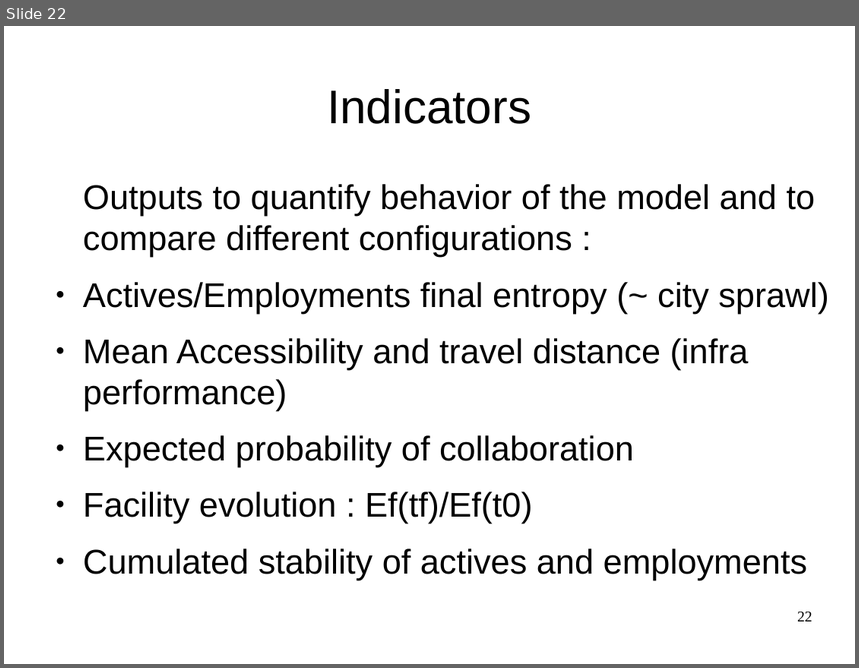
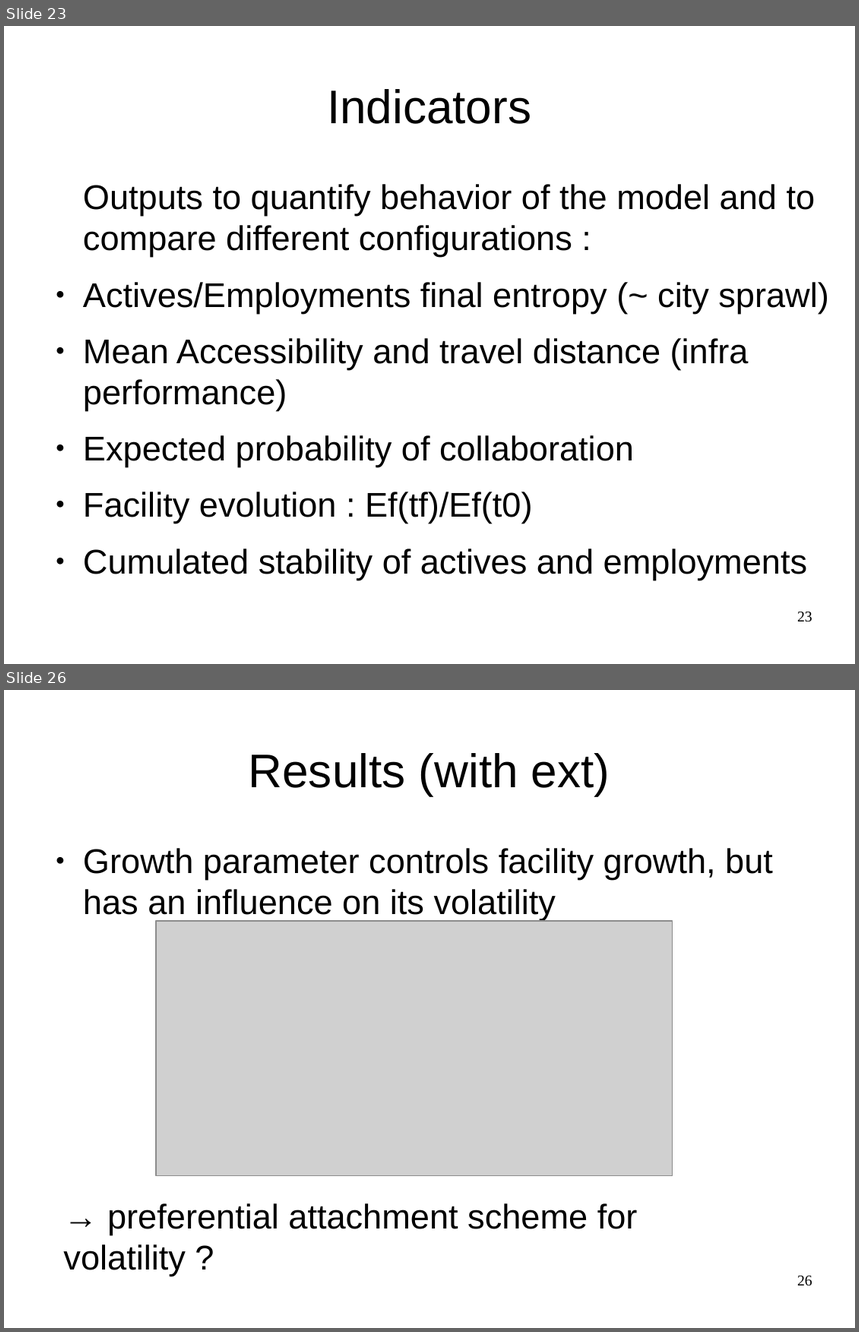
Before and after one commit to JusteRaimbault/CityNetwork, a slide deck: Docs/Communications/ECTQG2015/Metropolsim/LUTECIA-ECTQG-V4.odp. Shown one above the other, each under a label of ours: slide 22 before the commit, slides 23 and 26 after it; the slides between them are not shown. The pictures are 859x668 and 859x1332 pixels, drawn with LibreOffice and Linux fonts; fonts in the diff are those of the drawing; grey boxes stand for pictures. Boxes give left, top, right and bottom in pixels: in the first picture for what was removed or moved away, otherwise in the second. Text is boxed around its words. In the diff, an @@ line names an element or a change of style, - is before the commit and + after.

```diff
--- a/Docs/Communications/ECTQG2015/Metropolsim/LUTECIA-ECTQG-V4.odp
+++ b/Docs/Communications/ECTQG2015/Metropolsim/LUTECIA-ECTQG-V4.odp
@@ slide 26 added at bbox=[4, 690, 855, 1328], background #FFFFFF @@
@@ title added at bbox=[249, 753, 610, 796], 44 pt, text #000000 @@
+Results (with ext)
@@ text added at bbox=[83, 848, 773, 921], 32 pt, text #000000 @@
+● Growth parameter controls facility growth, but has an influence on its volatility
@@ picture added at bbox=[156, 921, 673, 1176] @@
@@ text added at bbox=[63, 1204, 638, 1277], 32 pt, text #000000 @@
+→ preferential attachment scheme for volatility ?
@@ page number added at bbox=[797, 1276, 813, 1287], 14 pt, text #000000 @@
+26
@@ what was slide 22 is now slide 23 @@
@@ page number at bbox=[797, 612, 813, 623]: text changed @@
-22
+23
```
Also in this commit, not shown: 5 slides changed, 9 other slides added, 7 slides removed, 23 other files.
